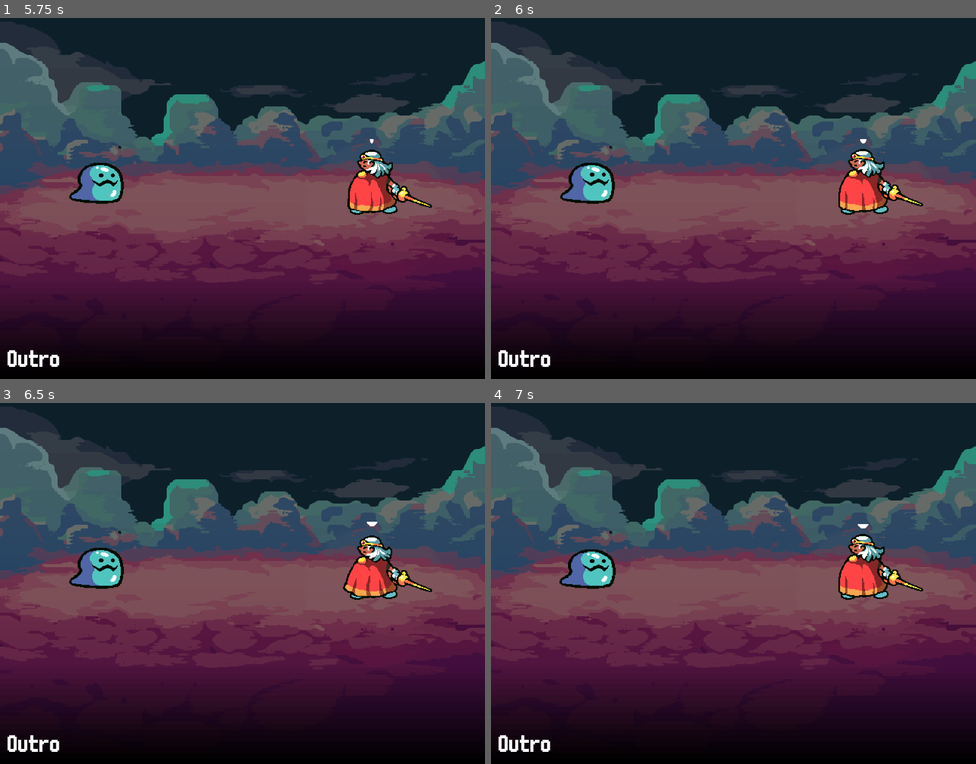
Above: before the commit, frames 1-4 (two rows, left to right).
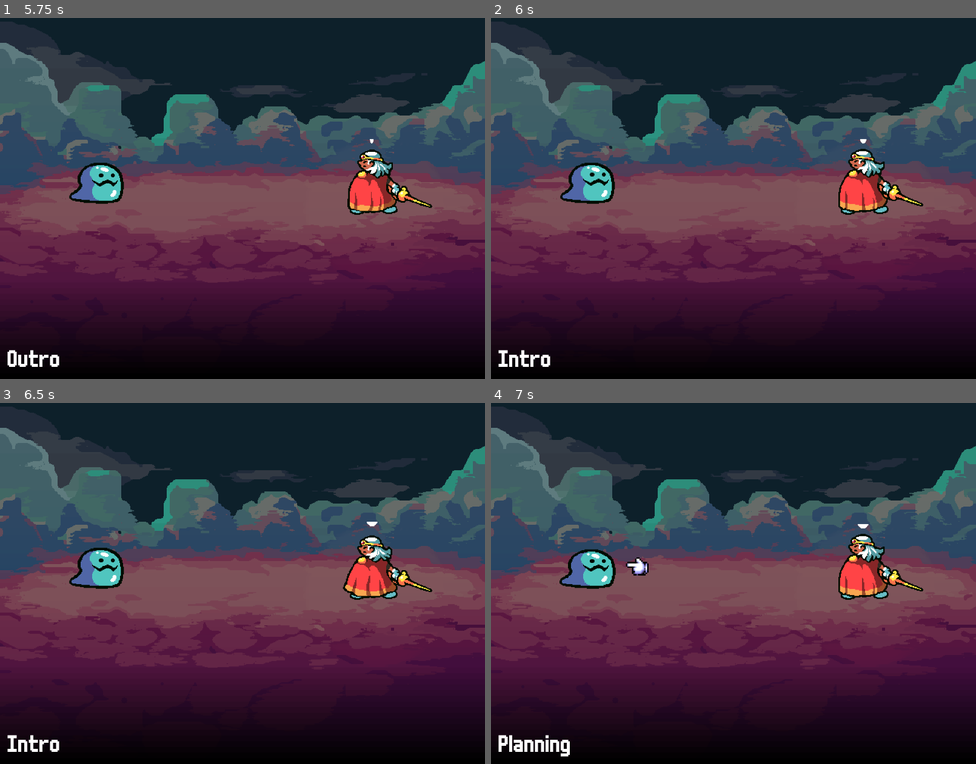
Above: after the commit, the same moments.

Repository: DevonOrxi/the-return
Game: Godot game, scene res://Core/Source/Scene/Encounter.tscn
Two runs of this game, one before a commit and one after it. Both use one fixed random seed, a clock stepped at 60 frames per second and the inputs below.
Inputs:
- Up to frame 1 (5.75 s): tap Enter (ui_accept) at 0.5, 0.77, 1.52, 3.02, 3.77, 4.52 s; hold Up (ui_up) 0.53-2.03 s; hold Left (ui_left) 2.03-3.53 s; hold Down (ui_down) 3.53-4.28 s; hold Right (ui_right) 4.28-5.03 s; hold Up (ui_up) from 5.03 s (still down)
- Up to frame 2 (6 s): release Up (ui_up) at 5.78 s; hold Right (ui_right) from 5.78 s (still down)
- Up to frame 3 (6.5 s): keep holding Right (ui_right); tap Enter (ui_accept) at 6.02 s
- Up to frame 4 (7 s): keep holding Right (ui_right); tap Enter (ui_accept) at 6.77 s

Frame 1 is identical in both runs. In frame 2, less than 0.1% of the frame differs, in the area x 1-6%, y 91-97%; in frame 3, less than 0.1%; in frame 4, 0.5%, in the area x 1-33%, y 42-98%.
Error before the commit: Invalid access to property or key 'change_condition_met' on a base object of type 'Nil'. (res://Core/Source/Script/Battle/BattlePhase/BattlePhaseManager.gd:27)

Commit message:
Turn rotation

Diff:
--- a/Core/Source/Script/Battle/BattleDirector.gd
+++ b/Core/Source/Script/Battle/BattleDirector.gd
@@ -13,9 +13,13 @@
 var _current_actor: Battler
 var _turns: Array[Battler] = []
 
+## Replace with turn selector
+var _turn_index: int = 0
+
 func setup(configuration: BattleConfiguration):
 	_battle_configuration = configuration
 	_phase_manager.phase_changed.connect(on_battle_phase_manager_phase_changed)
+	_phase_manager.turn_ended.connect(_on_battle_phase_manager_turn_ended)
 	_build_turn_order()
 
 func start():
@@ -34,19 +38,7 @@
 	_turns.append_array(enemies)
 
 func on_ui_manager_start_animation_finished():
-	# TODO: Move to setup
-
-	_current_actor = _turns[0]
-
-	var phase_data = {
-		"actor" = _current_actor,
-		"allies" = _get_battler_children_for(_allies_group),
-		"enemies" = _get_battler_children_for(_enemies_group),
-	}
-
-	_battle_configuration.setup(phase_data)
-	_phase_manager.setup(_battle_configuration)
-	_phase_manager.start()
+	_setup_next_turn()
 
 func on_battle_phase_manager_phase_changed(to_phase: BattlePhase):
 	if to_phase != null:
@@ -62,3 +54,33 @@
 			battlers.append(battler)
 
 	return battlers
+
+
+func _on_battle_phase_manager_turn_ended():
+	_setup_next_turn()
+
+func _setup_next_turn():
+	_phase_manager.clean()
+	_advance_turn()
+	_update_current_actor()
+	_setup_turn_configuration()
+	_start_phase_manager()
+
+func _advance_turn():
+	_turn_index = (_turn_index + 1) % _turns.size()
+
+func _update_current_actor():
+	_current_actor = _turns[_turn_index]
+
+func _setup_turn_configuration():
+	var phase_data = {
+		"actor" = _current_actor,
+		"allies" = _get_battler_children_for(_allies_group),
+		"enemies" = _get_battler_children_for(_enemies_group),
+	}
+
+	_battle_configuration.setup(phase_data)
+
+func _start_phase_manager():
+	_phase_manager.setup(_battle_configuration)
+	_phase_manager.start()
--- a/Core/Source/Script/Battle/BattlePhase/BattlePhaseManager.gd
+++ b/Core/Source/Script/Battle/BattlePhase/BattlePhaseManager.gd
@@ -6,6 +6,7 @@
 
 var _current_phase: BattlePhase
 signal phase_changed(to_phase: BattlePhase)
+signal turn_ended()
 signal ui_change(instruction: UIInstructionType, payload: Dictionary)
 
 func setup(config: BattleConfiguration):
@@ -23,12 +24,24 @@
 
 		_current_phase.exit()
 
-	_current_phase = to_phase
-	_current_phase.change_condition_met.connect(_change_phase)
-	_current_phase.ui_change.connect(_ui_change)
-	_current_phase.start()
+	if to_phase == null:
+		turn_ended.emit()
+	else:
+		_current_phase = to_phase
+		_current_phase.change_condition_met.connect(_change_phase)
+		_current_phase.ui_change.connect(_ui_change)
+		_current_phase.start()
 
-	phase_changed.emit(to_phase)
+		## Abajo?
+		phase_changed.emit(to_phase)
+
 
 func _ui_change(instruction: UIInstructionType, payload: Dictionary):
 	ui_change.emit(instruction, payload)
+
+func clean():
+	_current_phase = null
+
+	for child in get_children():
+		remove_child(child)
+		child.queue_free()
--- a/Core/Source/Script/Battle/Configuration/BattleConfiguration.gd
+++ b/Core/Source/Script/Battle/Configuration/BattleConfiguration.gd
@@ -5,3 +5,6 @@
 @warning_ignore("unused_parameter")
 func setup(data: Dictionary):
 	pass
+
+func exit():
+	phases = []
--- a/project.godot
+++ b/project.godot
@@ -12,7 +12,7 @@
 
 config/name="The Return"
 run/main_scene="res://Core/Source/Scene/Encounter.tscn"
-config/features=PackedStringArray("4.2", "GL Compatibility")
+config/features=PackedStringArray("4.3", "GL Compatibility")
 config/icon="res://icon.svg"
 
 [autoload]
Not shown, changed: Game/Assets/Fonts/m6x11plus.ttf.import
